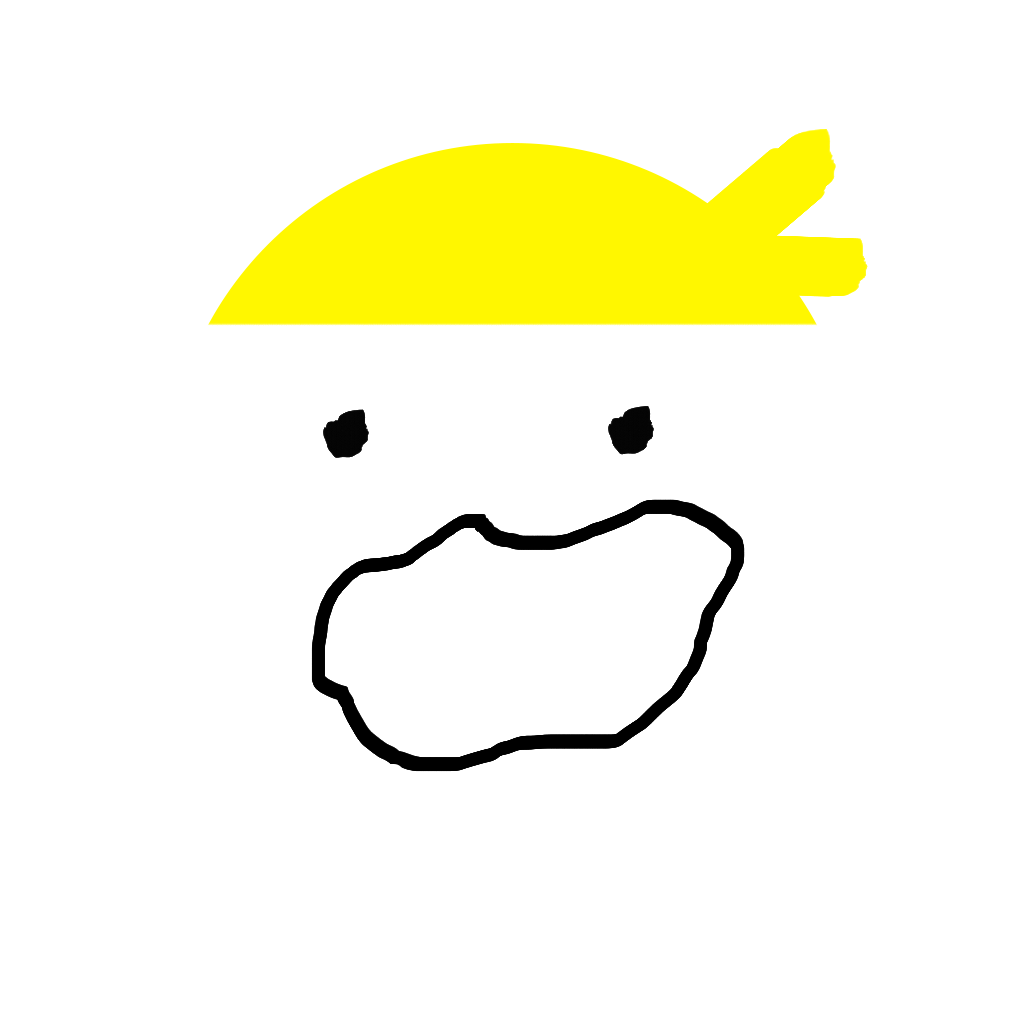
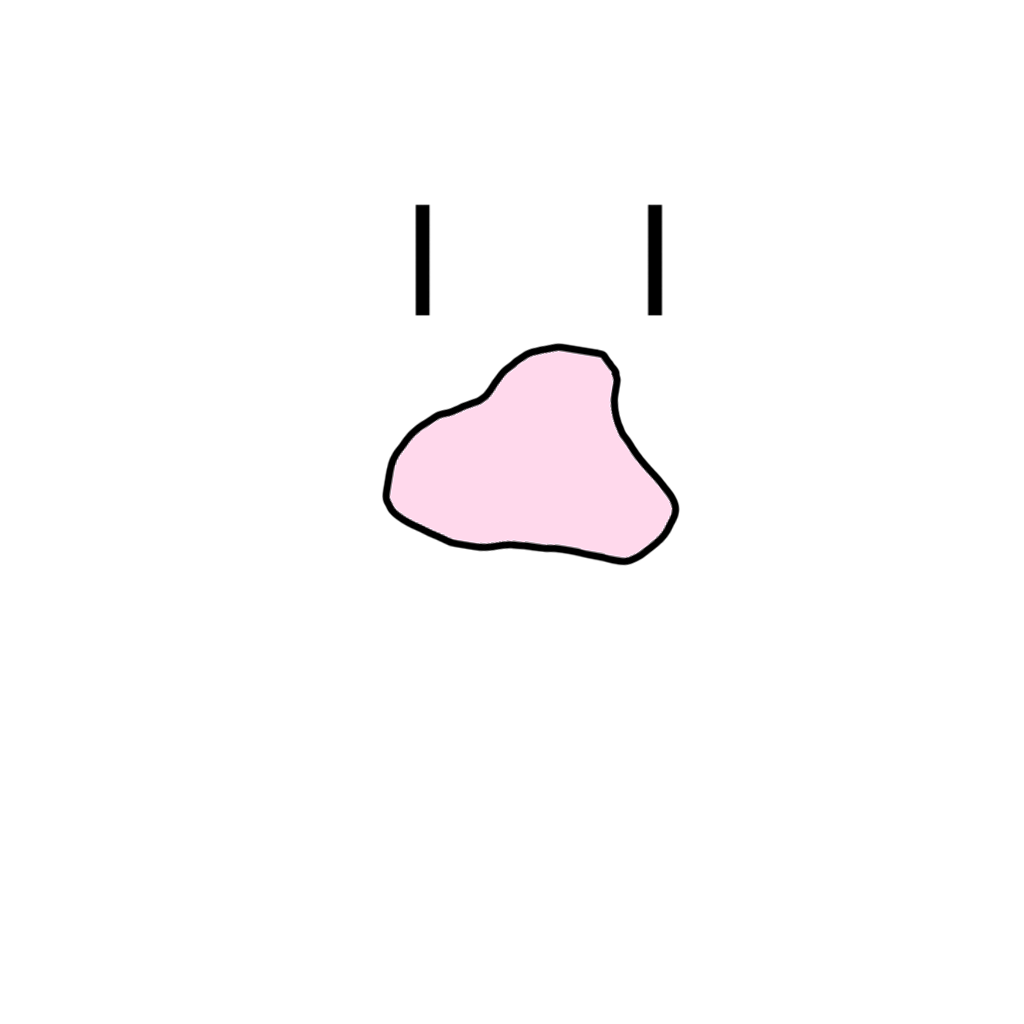
The second 1024 x 1024 image is a revision of the first. Changes to its layers:
added layer "Layer 6" in group "Group 1" over [381,342,681,567]
added layer "Layer 5" in group "Group 1" over [415,204,663,316]
added layer "Triangle 1 copy 2" in group "Group 1" over [311,639,313,683]
added layer "Ellipse 2" in group "Group 1" over [207,129,868,716]
added layer "Rounded Rectangle 2" in group "Group 1" over [311,512,745,772]
moved "Rounded Rectangle 1" into group "Group 2" over [394,764,404,769]
hid "Layer 3", moved it into group "Group 2" over [311,406,745,772]
removed layer "Layer 2" over [689,129,868,297]
moved "Layer 1" into group "Group 2" over [207,129,868,326]
moved "Ellipse 1" into group "Group 2" over [207,143,858,772]
